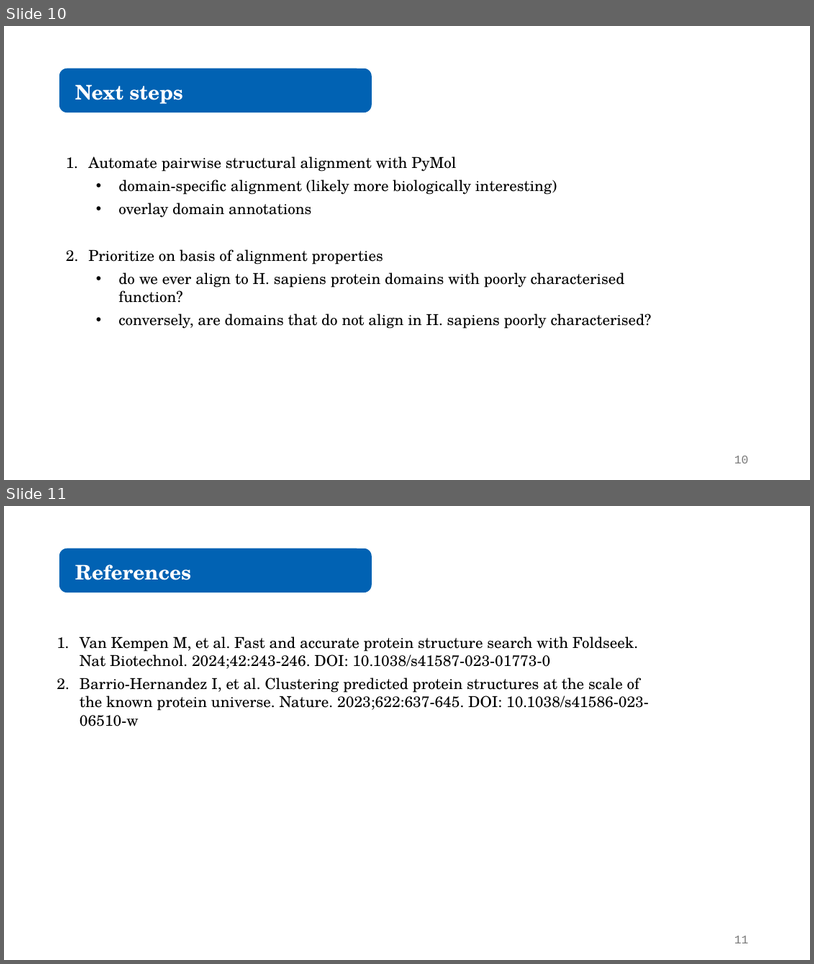
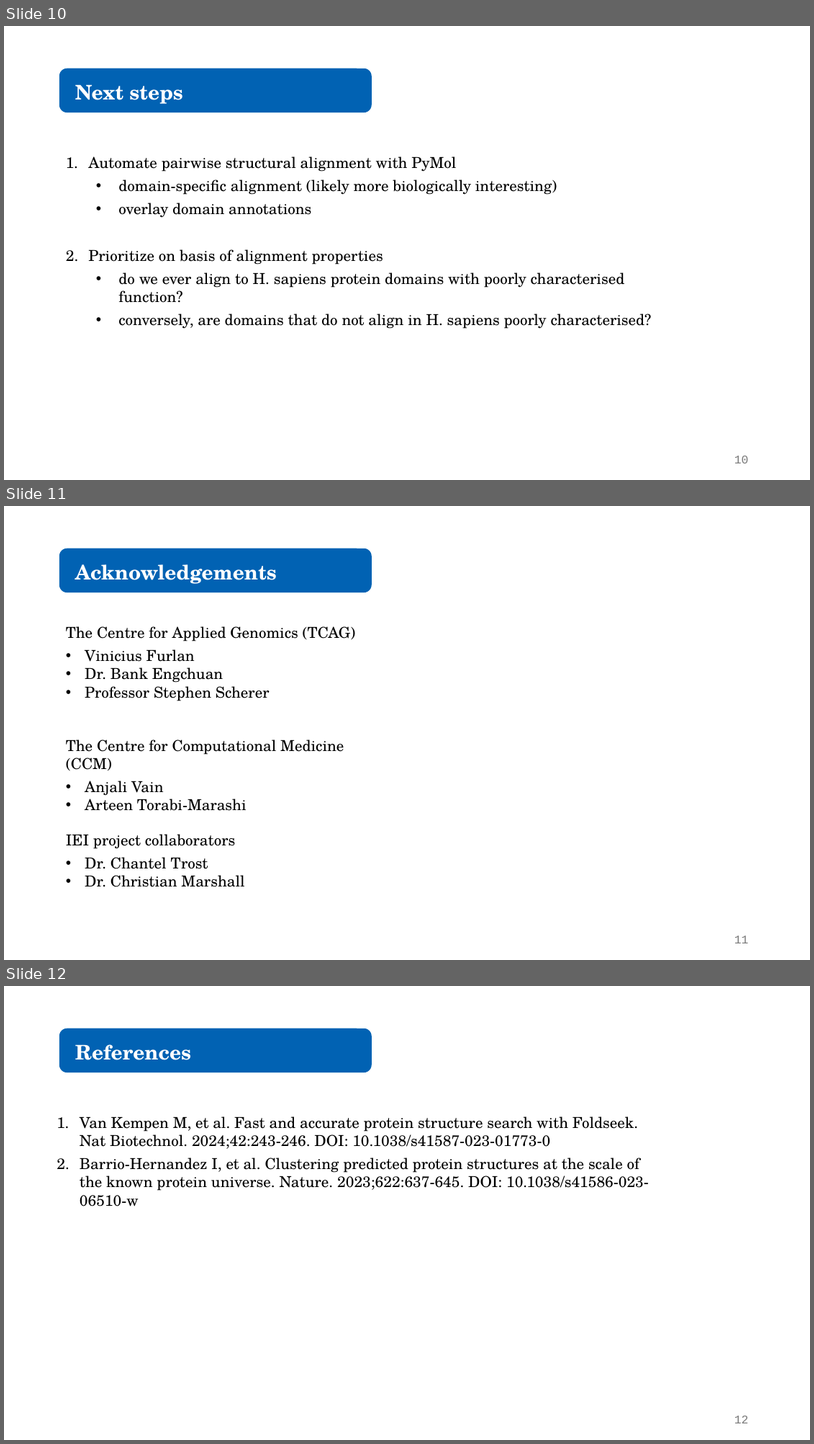
Before and after one commit to juliandeanmoran/BISSH, a slide deck: vis/reports/2026-02-19_projectUpdate_1_jmoran.pptx. Shown one above the other, each under a label of ours: slides 10 and 11 before the commit, slides 10, 11 and 12 after it. The pictures are 814x964 and 814x1444 pixels, drawn with LibreOffice and Linux fonts; fonts in the diff are those of the drawing. Boxes give left, top, right and bottom in pixels: in the first picture for what was removed or moved away, otherwise in the second. Text is boxed around its words. In the diff, an @@ line names an element or a change of style, - is before the commit and + after.

Commit message:
Added acknowledgements, collaborator update slides.

```diff
--- a/vis/reports/2026-02-19_projectUpdate_1_jmoran.pptx
+++ b/vis/reports/2026-02-19_projectUpdate_1_jmoran.pptx
@@ slide 11 added at (x1=4, y1=506, x2=810, y2=960), background #FFFFFF @@
@@ rounded rectangle added at (x1=59, y1=549, x2=371, y2=592), fill #0162B3, outline #0162B3 1.5 pt @@
@@ text added at (x1=75, y1=564, x2=277, y2=584), 24 pt, text #FFFFFF, bold @@
+Acknowledgements
@@ text added at (x1=66, y1=626, x2=356, y2=701), 18 pt, text #000000 @@
+The Centre for Applied Genomics (TCAG)
+• Vinicius Furlan
+• Dr. Bank Engchuan
+• Professor Stephen Scherer
@@ text added at (x1=66, y1=739, x2=344, y2=811), 18 pt, text #000000 @@
+The Centre for Computational Medicine (CCM)
+• Anjali Vain
+• Arteen Torabi-Marashi
@@ text added at (x1=66, y1=834, x2=244, y2=887), 18 pt, text #000000 @@
+IEI project collaborators
+• Dr. Chantel Trost
+• Dr. Christian Marshall
@@ page number added at (x1=735, y1=935, x2=749, y2=943), 14 pt, text #797979 @@
+11
@@ what was slide 11 is now slide 12 @@
@@ page number at (x1=735, y1=1415, x2=749, y2=1423): text changed @@
-11
+12
```
Also in this commit, not shown: 1 slide changed, 2 other files.
